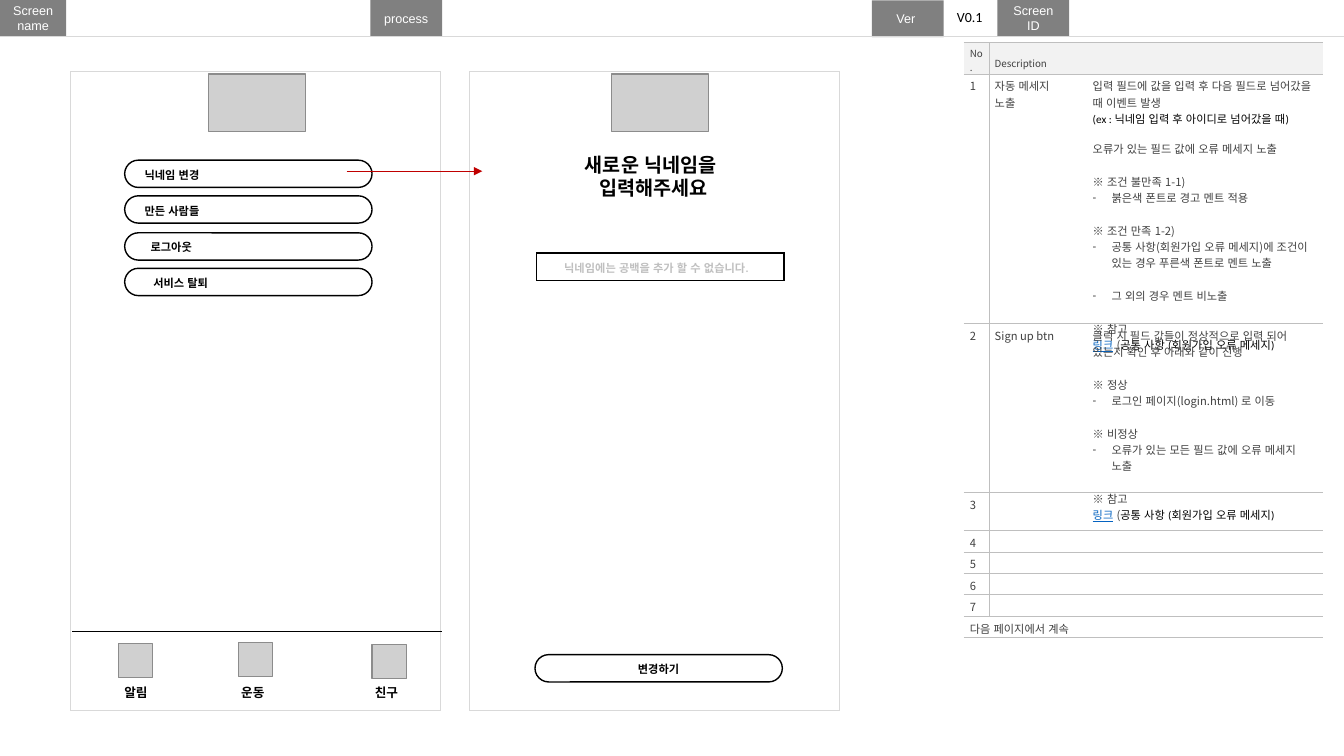
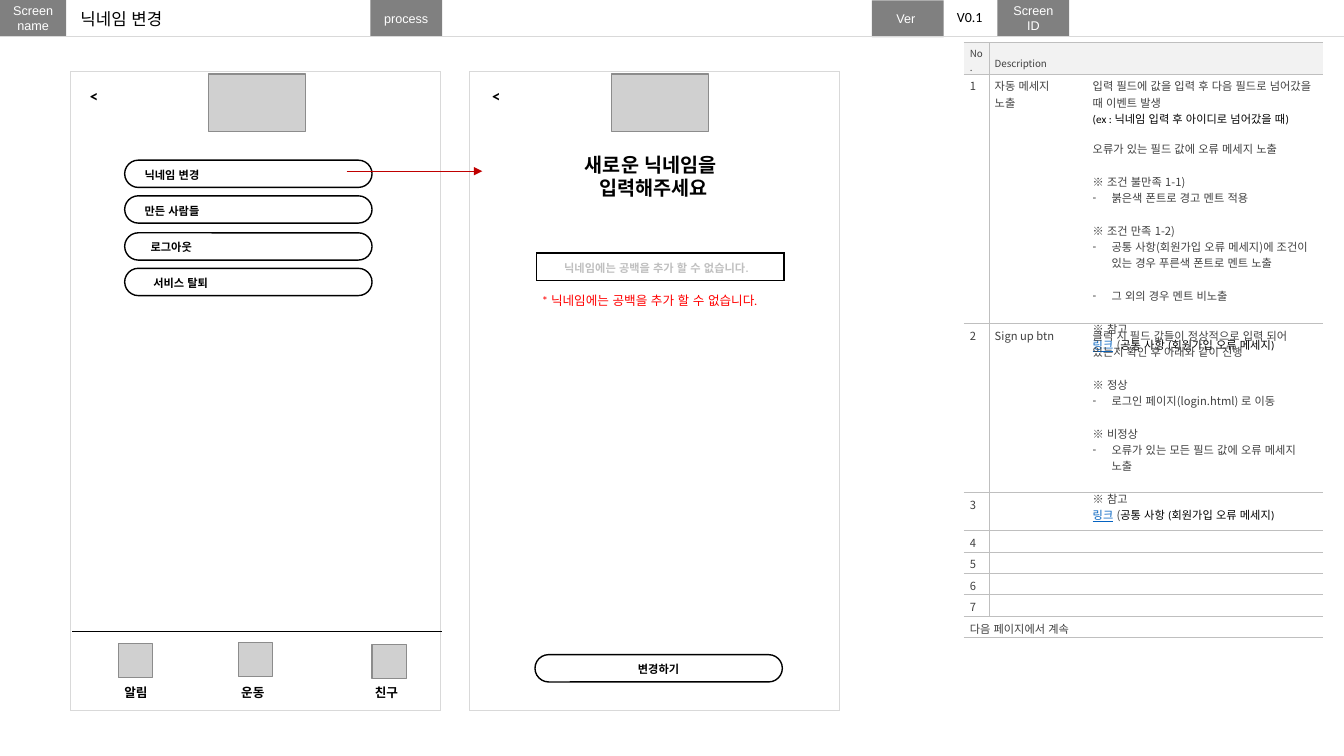
Before and after one commit to nohminkyoung/Final_project, a slide deck: slide 26 of finalproject_화면설계.pptx (slide 14 before the commit). Drawn at 1344x756 pixels with LibreOffice and Linux fonts; fonts in the diff are those of the drawing; grey boxes stand for pictures. Boxes give left, top, right and bottom in pixels: in the first picture for what was removed or moved away, otherwise in the second. Text is boxed around its words. In the diff, an @@ line names an element or a change of style, - is before the commit and + after.

```diff
--- a/finalproject_화면설계.pptx
+++ b/finalproject_화면설계.pptx
@@ text added at bbox=[80, 11, 162, 27], 12 pt, text #000000 @@
+닉네임 변경
@@ text added at bbox=[80, 81, 109, 111], 12 pt, text #000000, bold @@
+<
@@ text added at bbox=[482, 81, 511, 111], 12 pt, text #000000, bold @@
+<
@@ text added at bbox=[551, 294, 757, 306], 9 pt, text #FF0000 @@
+* 닉네임에는 공백을 추가 할 수 없습니다.
```
Also in this commit, not shown: 7 other slides changed, 12 slides added.
